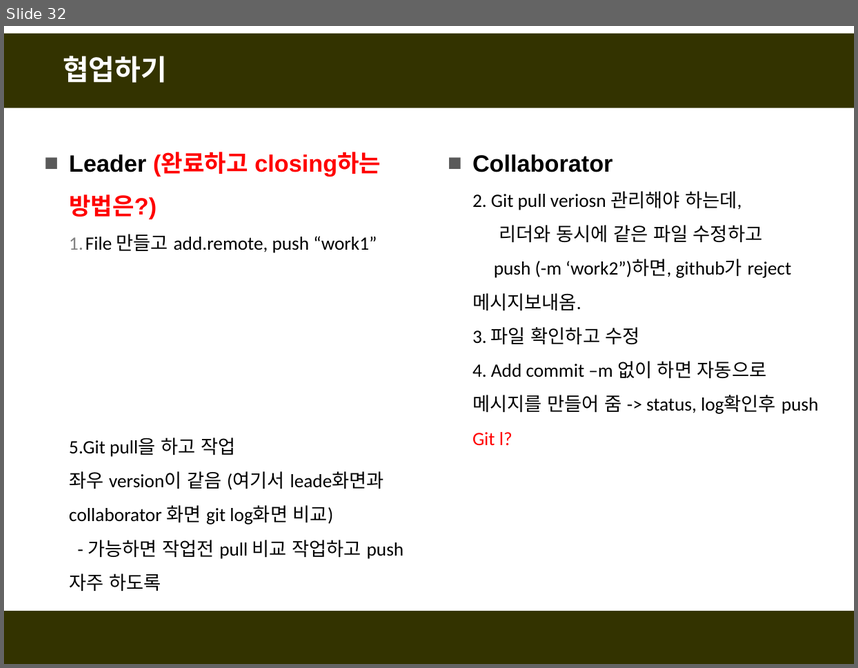
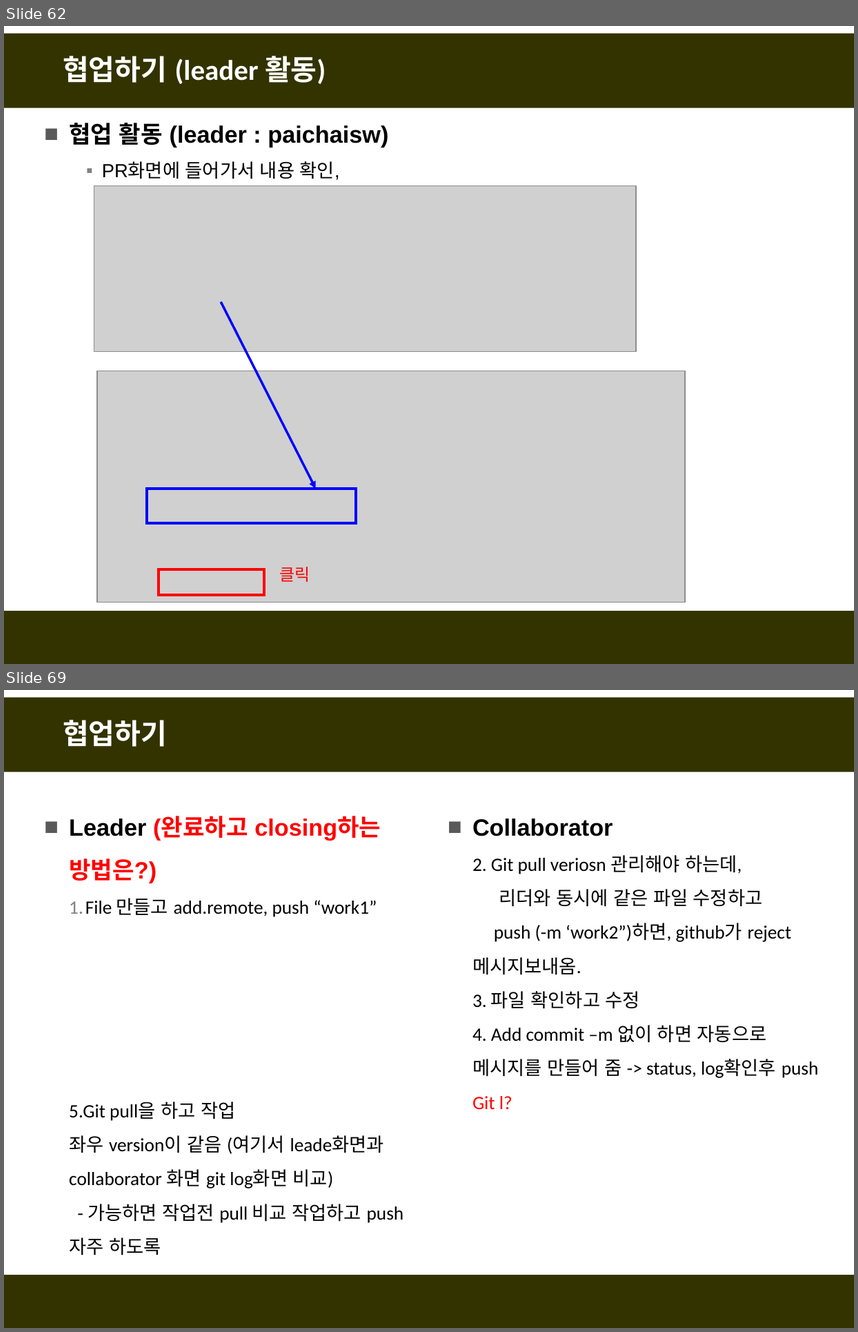
Before and after one commit to fasthill/github-lecture, a slide deck: git및github첫걸음4-협업하기.pptx. Shown one above the other, each under a label of ours: slide 32 before the commit, slides 62 and 69 after it; the slides between them are not shown. The pictures are 858x668 and 858x1332 pixels, drawn with LibreOffice and Linux fonts; fonts in the diff are those of the drawing; grey boxes stand for pictures. Boxes give left, top, right and bottom in pixels: in the first picture for what was removed or moved away, otherwise in the second. Text is boxed around its words. In the diff, an @@ line names an element or a change of style, - is before the commit and + after.

```diff
--- a/git및github첫걸음4-협업하기.pptx
+++ b/git및github첫걸음4-협업하기.pptx
@@ slide 62 added at <box>4,26,854,664</box>, background #FFFFFF; not listed: 2 template elements that a slide beside it also shows @@
@@ title added at <box>63,56,326,84</box>, 24 pt, text #FFFFFF, bold @@
+협업하기 (leader 활동)
@@ text added at <box>69,123,388,180</box>, 20 pt, text #000000, bold @@
+■ 협업 활동 (leader : paichaisw)
+  ▪ PR화면에 들어가서 내용 확인,
@@ picture added at <box>94,186,637,352</box> @@
@@ arrow added from (221, 301) to (316, 488), #0000FF 2 pt @@
@@ picture added at <box>98,370,686,601</box> @@
@@ rectangle added at <box>147,488,356,523</box>, outline #0000FF 2.25 pt @@
@@ rectangle added at <box>159,569,265,595</box>, outline #FF0000 2.25 pt @@
@@ text added at <box>280,566,310,581</box>, 14 pt, text #FF0000 @@
+클릭
@@ what was slide 32 is now slide 69 @@
```
Also in this commit, not shown: 36 other slides added.
